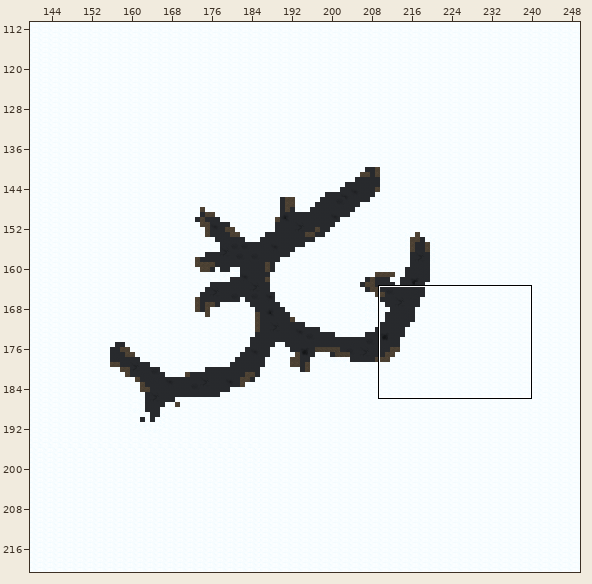
Level history. Tiled map: data/world/winter_island/map.tmx. Above, an overview of the earlier version with the close-up marked.
Close-up. First the earlier version:
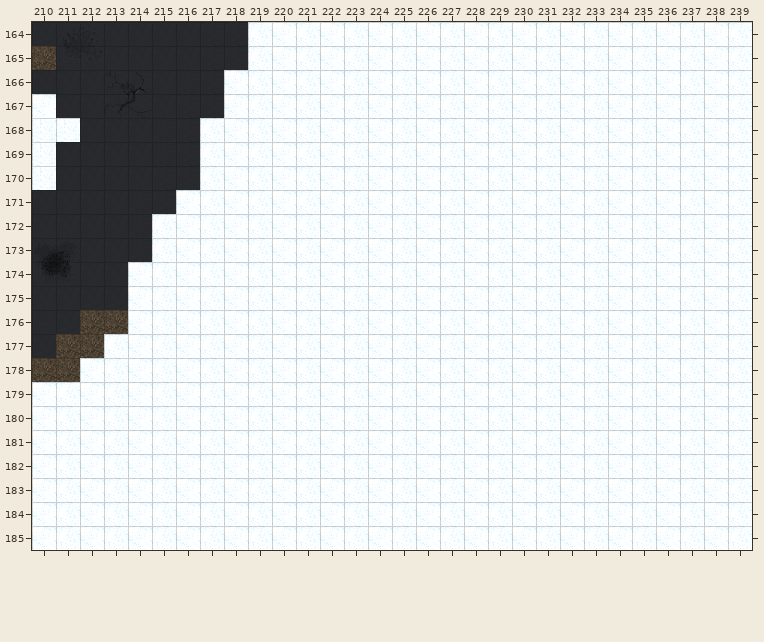
Cells are 32x32 px. Shown: x 210..239, y 164..185. The commit also changed other parts of the map, which this record leaves out.
Once edited:
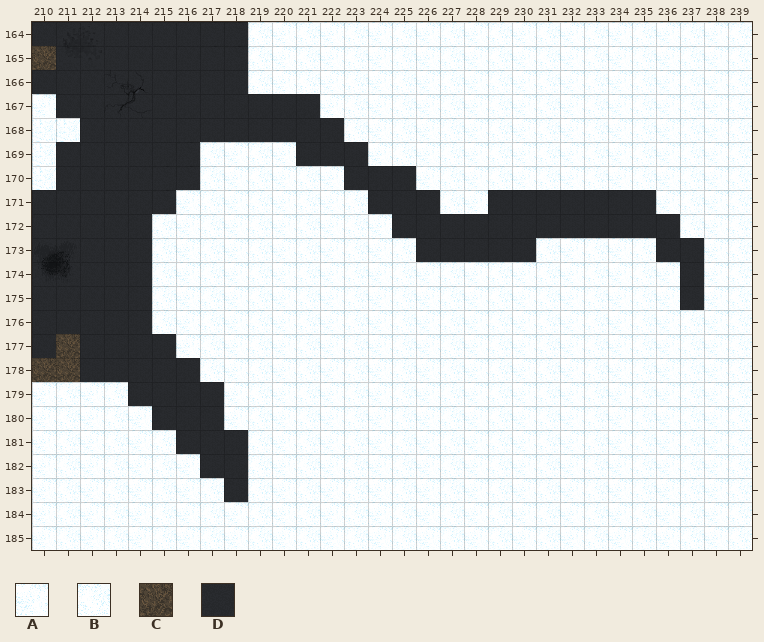
Key: from "Ground_as_tiles": A 190, B 191, C 416, D 460.
_ is an empty cell.
Changes in this commit:
Layer "ground":
Tile D replaces tile A in row 166 at x 218; in row 167 at x 218 and 220; in row 168 at x 218, 220 and 222; in row 169 at x 222; in row 170 at x 224; in row 171 at x 224, 226, 230, 232 and 234.
Tile D replaces tile A in row 172 at x 226, 228, 230, 232, 234 and 236; in row 173 at x 226, 228, 230 and 236; in rows 174 to 177 at x 214; in row 178 at x 212, 214 and 216; in row 179 at x 214 and 216; in row 180 at x 216.
Tile D replaces tile A in row 181 at x 216 and 218; in rows 182 to 183 at x 218.
Tile D replaces tile B in row 167 at x 219 and 221; in row 168 at x 217, 219 and 221; in row 169 at x 221 and 223; in row 170 at x 223 and 225; in row 171 at x 225, 229, 231, 233 and 235; in row 172 at x 225, 227, 229, 231, 233 and 235.
Tile D replaces tile B in row 173 at x 227, 229 and 237; in rows 174 to 175 at x 237; in rows 177 to 178 at x 213 and 215; in rows 179 to 180 at x 215 and 217; in rows 181 to 182 at x 217.
Tile D replaces tile C in row 176 at x 212 to 213; in row 177 at x 212.
Where, in picture pixels (left, top, right, bottom), the same in both close-ups:
changed: (80, 70, 704, 502)
